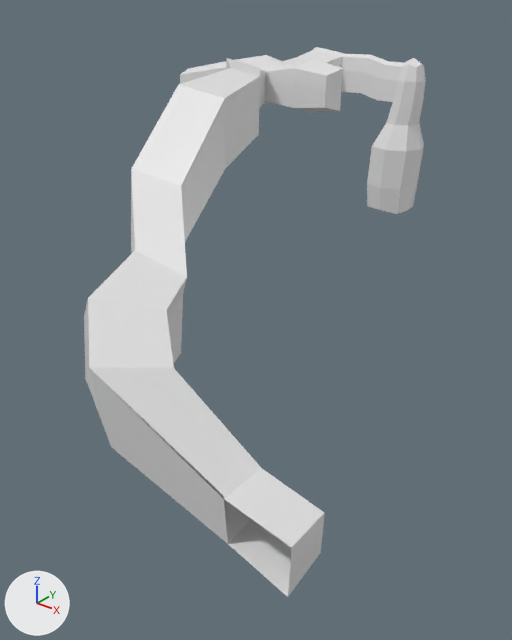
A saved change to the FBX model city-sim/Assets/Models/Cave_1.fbx.
Rendered twice from a 50 mm camera at (16.99, -32.48, 7.4) aimed at (1.33, -12.91, -4.74). The axes (+X, +Y, +Z) are drawn at lower left. The lights are the same throughout. Where no turn or scale is listed for an object, it has been applied to the vertices.
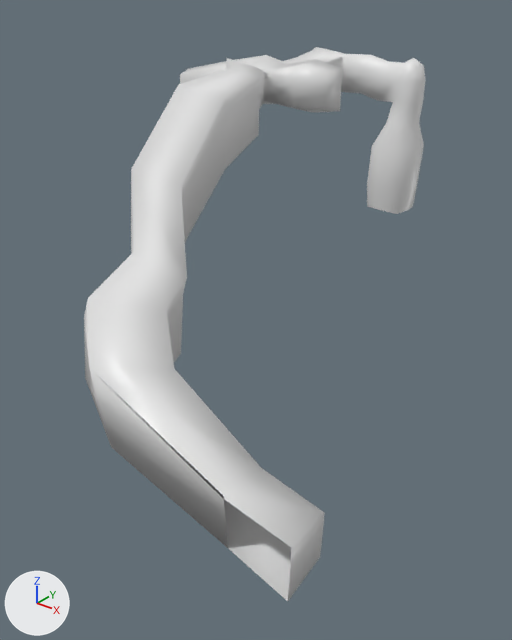
Commit message: cave system shading update

What changed in the scene script:
```text
Change me_cube:
    used by ob_cube; location = (0.0, 0.0, 1.0)
    before: 181 (7.8, -20.8, -6.3), 182 (7.9, -22.3, -6.5) at pixel (227, 544), 187 (9.8, -21.0, -6.6) at pixel (320, 552), 188 (10.0, -22.5, -6.7) at pixel (287, 597)
    remove me_cube.from_pydata(...)  # 191 vertices, 184 faces; spans x -8.3..10.1, y -23.0..1.3, z -6.7..3.2
    add me_cube.from_pydata(...)  # 191 vertices, 184 faces; spans x -8.3..10.1, y -23.0..1.3, z -6.9..3.2
    me_cube part 1
    add for i in [181, 182, 187, 188]: me_cube.vertices[i].co += Vector((0.0, 0.0, -0.1))
    me_cube part 2: edges marked sharp go from 356 to 0
```

Boxes (x1, y1, x2, y2) around the edits, measured in the pictures (512 x 640 px; the box of a moved part takes in the faces that stretch with it):
'Cube', reshaped, shading changed: before (84, 47, 426, 597); after (84, 47, 426, 601)
part 1 of me_cube, moved or reshaped: before (96, 398, 323, 597); after (96, 398, 323, 601)
part 2 of me_cube, shading changed: (84, 47, 426, 564) in both
